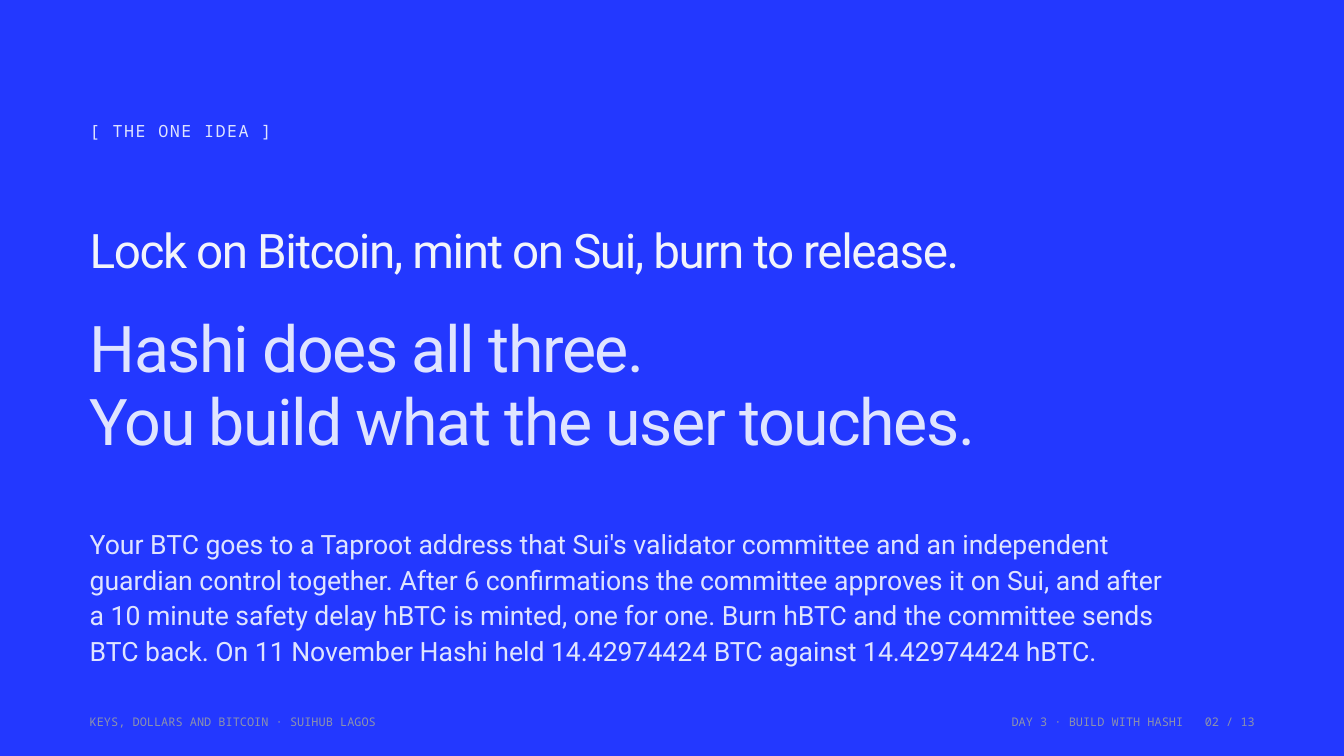
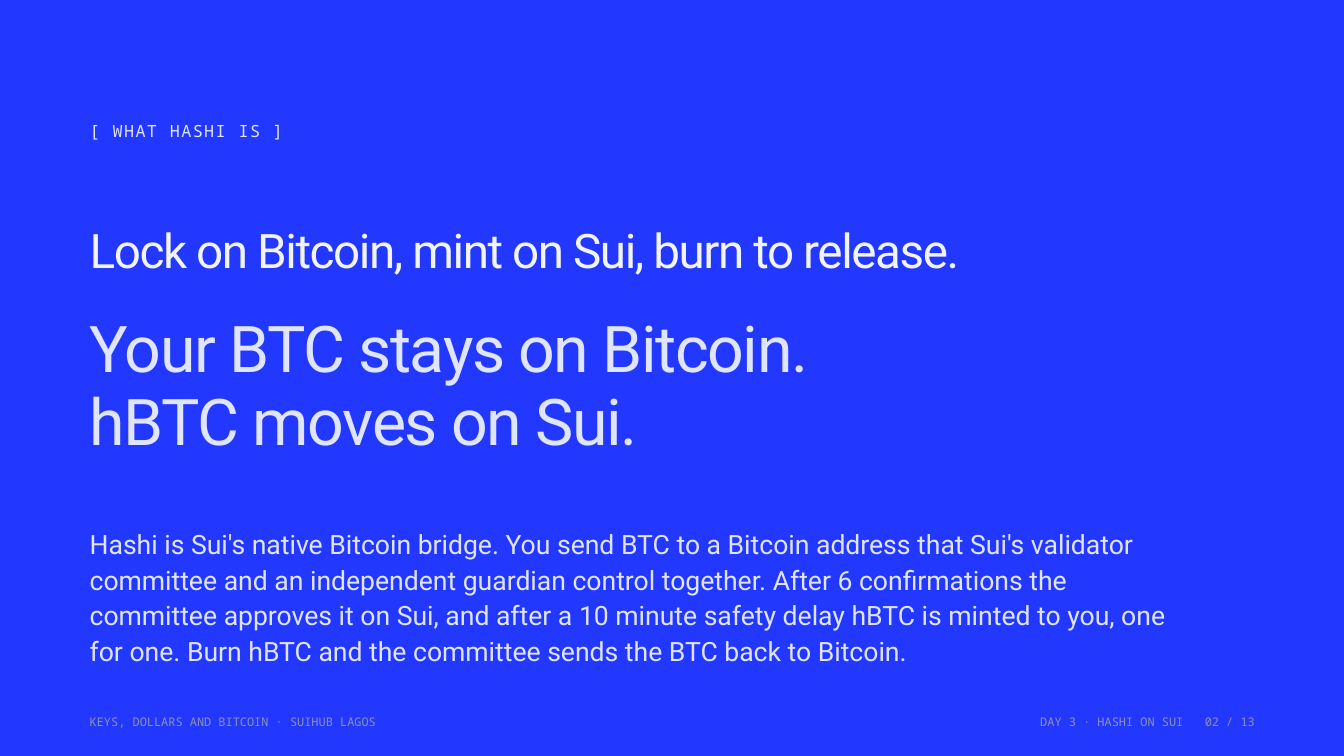
Before and after one commit to Nuel-osas/day3-ferry, a slide deck: slide 2 of teaching/Day3_Build_with_Hashi.pptx. Drawn at 1344x756 pixels with LibreOffice and Linux fonts; fonts in the diff are those of the drawing. Boxes give left, top, right and bottom in pixels: in the first picture for what was removed or moved away, otherwise in the second. Text is boxed around its words. In the diff, an @@ line names an element or a change of style, - is before the commit and + after.

```diff
--- a/teaching/Day3_Build_with_Hashi.pptx
+++ b/teaching/Day3_Build_with_Hashi.pptx
@@ text at [113, 125, 261, 137]: text changed @@
-[ THE ONE IDEA ]
+[ WHAT HASHI IS ]
@@ text at [90, 325, 808, 446]: text changed @@
-Hashi does all three.
-You build what the user touches.
+Your BTC stays on Bitcoin.
+hBTC moves on Sui.
@@ text at [90, 534, 1165, 662]: text changed @@
-Your BTC goes to a Taproot address that Sui's validator committee and an independent guardian control together. After 6 confirmations the committee approves it on Sui, and after a 10 minute safety delay hBTC is minted, one for one. Burn hBTC and the committee sends BTC back. On 11 November Hashi held 14.42974424 BTC against 14.42974424 hBTC.
+Hashi is Sui's native Bitcoin bridge. You send BTC to a Bitcoin address that Sui's validator committee and an independent guardian control together. After 6 confirmations the committee approves it on Sui, and after a 10 minute safety delay hBTC is minted to you, one for one. Burn hBTC and the committee sends the BTC back to Bitcoin.
@@ text at [1040, 717, 1255, 726]: text changed @@
-DAY 3 · BUILD WITH HASHI 02 / 13
+DAY 3 · HASHI ON SUI 02 / 13
```
Also in this commit, not shown: 5 other slides changed, 7 slides added, 7 slides removed, 4 other files.
